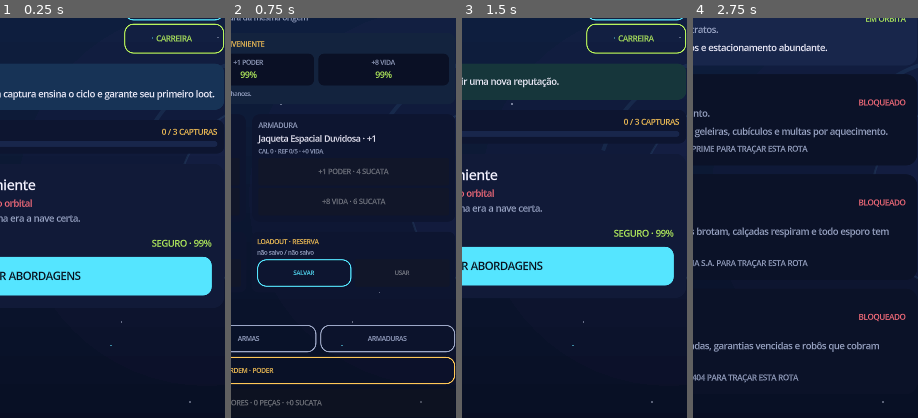
Above: before the commit, frames 1-4 (left to right).
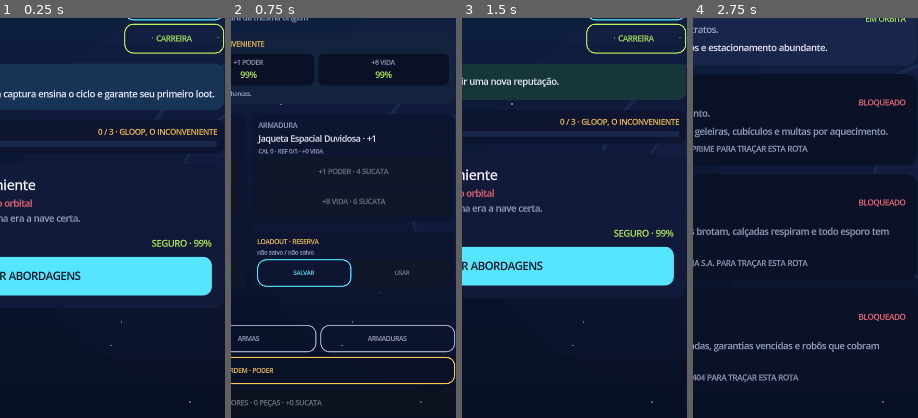
Above: after the commit, the same moments.

Repository: jellycb1/crooked-galaxy
Game: Godot game, scene res://scenes/main.tscn
The game is run twice, just before and just after one commit, with the same random seed, the same clock (stepped at 60 frames per second) and the same inputs.
Inputs:
- Up to frame 1 (0.25 s): no input
- Up to frame 2 (0.75 s): click "ARSENAL · 0" at 0.5 s
- Up to frame 3 (1.5 s): click "DEV · REINICIAR PROGRESSO" at 1.25 s
- Up to frame 4 (2.75 s): click "MAPA GALÁCTICO" at 2 s
The pictures show only the part of the screen within x 46-96%, y 26-76%; the shares and areas given below are measured in that part.

The runs differ from the first frame. In frame 1, 0.5% of the frame differs, in the area x 43-97%, y 27-30%; in frame 2, nothing differs; in frame 3, 0.5%; in frame 4, nothing differs.

Commit message:
feat: require sequential warrant mastery

Diff:
--- a/scripts/content_db.gd
+++ b/scripts/content_db.gd
@@ -726,6 +726,31 @@
 		if str(target.get("planet_id", "")) == planet_id and int(target.get("chapter_tier", -1)) == tier:
 			return target.duplicate(true)
 	return {}
+
+
+static func planet_tier_from_target_captures(planet_id: String, captures_by_target: Dictionary) -> int:
+	var tier := 0
+	for prerequisite_tier in 3:
+		var prerequisite := target_for_planet_tier(planet_id, prerequisite_tier)
+		if prerequisite.is_empty() or int(captures_by_target.get(str(prerequisite.id), 0)) < 3:
+			break
+		tier = prerequisite_tier + 1
+	return tier
+
+
+static func warrant_progress(planet_id: String, captures_by_target: Dictionary) -> Dictionary:
+	var tier := planet_tier_from_target_captures(planet_id, captures_by_target)
+	var next_target := target_for_planet_tier(planet_id, tier + 1)
+	if next_target.is_empty():
+		return {"tier": tier, "next_target": {}, "progress": 0, "requirement": 0}
+	var prerequisite := target_for_planet_tier(planet_id, tier)
+	return {
+		"tier": tier,
+		"next_target": next_target,
+		"progress": mini(3, int(captures_by_target.get(str(prerequisite.id), 0))),
+		"requirement": 3,
+		"prerequisite": prerequisite,
+	}
 
 
 static func apply_approach(bounty: Dictionary, approach: Dictionary) -> Dictionary:
--- a/scripts/core_rules.gd
+++ b/scripts/core_rules.gd
@@ -188,20 +188,6 @@
 	return 0
 
 
-static func planet_tier_from_captures(captures: int) -> int:
-	return mini(3, floori(float(maxi(0, captures)) / 3.0))
-
-
-static func planet_next_tier_requirement(captures: int) -> int:
-	var tier := planet_tier_from_captures(captures)
-	return (tier + 1) * 3 if tier < 3 else -1
-
-
-static func planet_captures_until_next_tier(captures: int) -> int:
-	var requirement := planet_next_tier_requirement(captures)
-	return maxi(0, requirement - maxi(0, captures)) if requirement >= 0 else 0
-
-
 static func target_mastery_next_requirement(level: int) -> int:
 	match level:
 		0:
--- a/scripts/game_state.gd
+++ b/scripts/game_state.gd
@@ -105,7 +105,9 @@
 
 
 func planet_tier(planet_id: String) -> int:
-	return CoreRules.planet_tier_from_captures(planet_capture_count(planet_id))
+	if player.get("completed_planets", []).has(planet_id):
+		return 3
+	return ContentDB.planet_tier_from_target_captures(planet_id, player.get("captures_by_target", {}))
 
 
 func apply_offline_progress(now_unix: float) -> Dictionary:
--- a/scripts/main.gd
+++ b/scripts/main.gd
@@ -258,8 +258,8 @@
 
 func rank_progress_panel() -> PanelContainer:
 	var planet := active_planet()
-	var tier := GameState.planet_tier(str(planet.id))
-	var next_target := ContentDB.target_for_planet_tier(str(planet.id), tier + 1)
+	var warrant_progress := ContentDB.warrant_progress(str(planet.id), GameState.player.get("captures_by_target", {}))
+	var next_target: Dictionary = warrant_progress.next_target
 	var card := panel(VBoxContainer.new(), Color("#0d1530"), 12, 11)
 	card.name = "NextWarrantProgress"
 	var box := card.get_child(0) as VBoxContainer
@@ -279,9 +279,10 @@
 		complete.size_flags_horizontal = Control.SIZE_EXPAND_FILL
 		row.add_child(complete)
 		return card
-	var progress_value := GameState.planet_capture_count(str(planet.id)) % 3
+	var progress_value := int(warrant_progress.progress)
 	row.add_child(label("PRÓXIMO ALVO: %s" % str(next_target.name).to_upper(), 12, MUTED))
-	var count := label("%d / 3 CAPTURAS" % progress_value, 12, GOLD, HORIZONTAL_ALIGNMENT_RIGHT)
+	var prerequisite: Dictionary = warrant_progress.prerequisite
+	var count := label("%d / 3 · %s" % [progress_value, str(prerequisite.name).to_upper()], 12, GOLD, HORIZONTAL_ALIGNMENT_RIGHT)
 	count.size_flags_horizontal = Control.SIZE_EXPAND_FILL
 	row.add_child(count)
 	var progress := ProgressBar.new()
--- a/scripts/reward_view.gd
+++ b/scripts/reward_view.gd
@@ -65,19 +65,21 @@
 	if int(reward_preview.bonus_credits) > 0:
 		box.add_child(host.center_label("EMBALO ×%d · +%d créditos (+%d%%)" % [int(reward_preview.streak), int(reward_preview.bonus_credits), int(reward_preview.bonus_percent)], 14, host.LIME))
 	var planet_id := str(state.current_bounty.get("planet_id", Content.PLANET.id))
-	var captures_before := state.planet_capture_count(planet_id)
-	var captures_after := captures_before + 1
-	var tier_before := Rules.planet_tier_from_captures(captures_before)
-	var tier_after := Rules.planet_tier_from_captures(captures_after)
-	var next_target := Content.target_for_planet_tier(planet_id, tier_after if tier_after > tier_before else tier_before + 1)
+	var captures_before: Dictionary = state.player.get("captures_by_target", {})
+	var captures_after := captures_before.duplicate(true)
+	var bounty_id := str(state.current_bounty.id)
+	captures_after[bounty_id] = int(captures_after.get(bounty_id, 0)) + 1
+	var tier_before := Content.planet_tier_from_target_captures(planet_id, captures_before)
+	var tier_after := Content.planet_tier_from_target_captures(planet_id, captures_after)
+	var progress_after := Content.warrant_progress(planet_id, captures_after)
+	var next_target: Dictionary = Content.target_for_planet_tier(planet_id, tier_after) if tier_after > tier_before else progress_after.next_target
 	var unlocks_new_warrant := tier_after > tier_before and not next_target.is_empty()
 	if unlocks_new_warrant:
 		var unlock_label := host.center_label("NOVO MANDADO AO RECEBER · %s" % str(next_target.name).to_upper(), 14, host.LIME)
 		unlock_label.name = "RewardWarrantUnlock"
 		box.add_child(unlock_label)
 	elif not next_target.is_empty():
-		var requirement := Rules.planet_next_tier_requirement(captures_after)
-		var progress_label := host.center_label("RUMO A %s · %d/%d CAPTURAS" % [str(next_target.name).to_upper(), captures_after, requirement], 13, host.CYAN)
+		var progress_label := host.center_label("RUMO A %s · %d/%d CAPTURAS DE %s" % [str(next_target.name).to_upper(), int(progress_after.progress), int(progress_after.requirement), str(progress_after.prerequisite.name).to_upper()], 13, host.CYAN)
 		progress_label.name = "RewardWarrantProgress"
 		box.add_child(progress_label)
 	content.add_spacer(false)
--- a/tests/test_content.gd
+++ b/tests/test_content.gd
@@ -69,6 +69,10 @@
 
 	check(ContentDB.CONTRACT_APPROACHES.size() == 3, "every contract keeps three strategic approaches")
 	check(str(ContentDB.target_for_planet_tier("dustball_prime", 1).id) == "baron_boom", "planet tier resolves the next warrant deterministically")
+	check(ContentDB.planet_tier_from_target_captures("dustball_prime", {"gloop": 9}) == 1, "farming the first warrant cannot skip sequential tiers")
+	check(ContentDB.planet_tier_from_target_captures("dustball_prime", {"gloop": 3, "baron_boom": 3, "madame_vacuum": 3}) == 3, "three captures of each prerequisite unlock the boss")
+	var warrant_progress := ContentDB.warrant_progress("dustball_prime", {"gloop": 3, "baron_boom": 2})
+	check(str(warrant_progress.next_target.id) == "madame_vacuum" and int(warrant_progress.progress) == 2, "warrant progress names the exact prerequisite target")
 	check(ContentDB.target_for_planet_tier("missing_planet", 1).is_empty(), "unknown planet tiers fail safely")
 	var promoted_loot := 0
 	for seed in 240:
--- a/tests/test_core.gd
+++ b/tests/test_core.gd
@@ -96,9 +96,6 @@
 	check(Rules.target_mastery_level(2) == 0 and Rules.target_mastery_level(3) == 1, "target mastery begins on the third capture")
 	check(Rules.target_mastery_level(6) == 2 and Rules.target_mastery_level(10) == 3, "target mastery advances at stable capture thresholds")
 	check(Rules.target_mastery_next_requirement(2) == 10 and Rules.target_mastery_next_requirement(3) == -1, "target mastery exposes its next requirement and cap")
-	check(Rules.planet_tier_from_captures(2) == 0 and Rules.planet_tier_from_captures(3) == 1, "planet tiers advance every three captures")
-	check(Rules.planet_next_tier_requirement(4) == 6 and Rules.planet_captures_until_next_tier(4) == 2, "planet progress exposes its next threshold and remaining captures")
-	check(Rules.planet_next_tier_requirement(9) == -1 and Rules.planet_captures_until_next_tier(9) == 0, "maximum planet tier has no phantom requirement")
 	var mastery_thresholds := Rules.loot_rarity_thresholds(3)
 	check(is_equal_approx(float(mastery_thresholds.rare), 0.53) and is_equal_approx(float(mastery_thresholds.epic), 0.86), "maximum mastery improves rare and epic thresholds")
 	var patrol := Rules.offline_patrol_rewards(3600.0, 2, 10)
--- a/tests/test_flow.gd
+++ b/tests/test_flow.gd
@@ -261,6 +261,7 @@
 	check(bool(chapter_summary.chapter_complete), "boss reward reports chapter completion")
 	check(int(chapter_state.player.captures_by_target.mayor_gold_dust) == 1, "captures are tracked per target")
 	check(chapter_state.player.completed_planets.has(Content.PLANET.id), "completed planet is retained in progression")
+	check(chapter_state.planet_tier(Content.PLANET.id) == 3, "completed planets remain at maximum tier for legacy-compatible careers")
 	check(str(chapter_state.chapter_completion.target.id) == "mayor_gold_dust", "chapter finale retains the defeated boss")
 	chapter_state.continue_after_chapter()
 	check(chapter_state.phase == chapter_state.Phase.BOARD, "chapter finale returns to repeatable bounties")
--- a/tests/test_reward_view.gd
+++ b/tests/test_reward_view.gd
@@ -39,7 +39,7 @@
 	state.phase = state.Phase.REWARD
 	state.current_bounty = ContentDB.TARGETS[0].duplicate(true)
 	state.pending_loot = reward_item(6)
-	state.player.captures_by_target = {}
+	state.player.captures_by_target = {"gloop": 2}
 	state.player.captures_by_planet = {ContentDB.PLANET.id: 2}
 	RewardScript.build(host, content, state)
 	check(host.find_child("RewardWarrantUnlock", true, false) != null, "isolated reward previews a threshold unlock")
@@ -53,6 +53,7 @@
 
 	clear_content(content)
 	state.player.captures_by_planet = {}
+	state.player.captures_by_target = {}
 	state.pending_loot = reward_item(0)
 	RewardScript.build(host, content, state)
 	check(host.find_child("RecycleAndRepeat", true, false) != null, "isolated reward exposes safe instant recycling")
--- a/tests/test_ui.gd
+++ b/tests/test_ui.gd
@@ -73,6 +73,7 @@
 	check(scene.find_child("ClaimAndRepeat", true, false) != null, "reward screen offers another contract immediately")
 	check(scene.find_child("ClaimAndBoard", true, false) != null, "reward screen preserves the board return path")
 	state.player.captures_by_planet = {ContentDB.PLANET.id: 2}
+	state.player.captures_by_target = {"gloop": 2}
 	scene.render()
 	await process_frame
 	check(scene.find_child("RewardWarrantUnlock", true, false) != null, "third capture previews the newly unlocked warrant")
--- a/tools/capture_ui.gd
+++ b/tools/capture_ui.gd
@@ -193,7 +193,7 @@
 	state.player.weapon = {"name": "Canhão de Recibos", "slot": "weapon", "power": 15, "rarity": "Raro", "color": "#58d9ff"}
 	state.player.armor = {"name": "Poncho de Titânio", "slot": "armor", "power": 11, "rarity": "Raro", "color": "#58d9ff"}
 	state.player.completed_planets = [ContentDB.PLANET.id]
-	state.player.captures_by_target = {"gloop": 4, "baron_boom": 3, "madame_vacuum": 2, "mayor_gold_dust": 1}
+	state.player.captures_by_target = {"gloop": 4, "baron_boom": 3, "madame_vacuum": 3, "mayor_gold_dust": 1}
 	state.player.captures_by_planet = {ContentDB.PLANET.id: 10}
 	state.chapter_completion = {
 		"planet": ContentDB.PLANET.duplicate(true),
--- a/tools/simulate_first_chapter.gd
+++ b/tools/simulate_first_chapter.gd
@@ -6,6 +6,7 @@
 const ContractRulesScript = preload("res://scripts/contract_rules.gd")
 
 const CAREERS := 100
+const ALTERNATE_CAREERS := 30
 
 
 func _init() -> void:
@@ -66,6 +67,10 @@
 			roundi(median(workshop_actions_by_tier[tier])),
 			roundi(median(workshop_spent_by_tier[tier])),
 		])
+	print("\nAlternate target choices (%d careers each; boss arrival after nine captures)" % ALTERNATE_CAREERS)
+	print_strategy("mastery route", [0, 0, 0, 1, 1, 1, 2, 2, 2])
+	print_strategy("sample then farm Gloop", [0, 0, 0, 1, 0, 0, 2, 0, 0])
+	print_strategy("farm Gloop only", [0, 0, 0, 0, 0, 0, 0, 0, 0])
 	quit(0)
 
 
@@ -124,6 +129,43 @@
 	return {"actions": actions, "spent": scrap_before - int(state.player.get("scrap", 0))}
 
 
+func print_strategy(strategy_name: String, target_tiers: Array) -> void:
+	var boss_odds: Array = []
+	var powers: Array = []
+	var health_values: Array = []
+	var workshop_actions: Array = []
+	var boss_unlocked := 0
+	for career_seed in ALTERNATE_CAREERS:
+		var state = StateScript.new()
+		state.persistence_enabled = false
+		state.player = state.default_player()
+		state.rng.seed = 91000 + career_seed * 173
+		var actions := 0
+		for target_tier in target_tiers:
+			var target := Content.target_for_planet_tier(Content.PLANET.id, int(target_tier))
+			var contract := recommended_contract(state.player, target)
+			claim_simulated_win(state, contract)
+			actions += int(spend_workshop_scrap(state).actions)
+		if state.planet_tier(Content.PLANET.id) >= 3:
+			boss_unlocked += 1
+		var boss := Content.target_for_planet_tier(Content.PLANET.id, 3)
+		var boss_contract := recommended_contract(state.player, boss)
+		boss_odds.append(Rules.bounty_odds(state.player, boss_contract))
+		powers.append(Rules.player_power(state.player))
+		health_values.append(Rules.max_health(state.player))
+		workshop_actions.append(actions)
+		state.free()
+	print("  %s: boss unlocked=%d%% · theoretical odds=%d%% · below 55%%=%d%% · power=%d · health=%d · workshop=%d" % [
+		strategy_name,
+		roundi(float(boss_unlocked) / float(ALTERNATE_CAREERS) * 100.0),
+		roundi(median(boss_odds) * 100.0),
+		roundi(fraction_below(boss_odds, ContractRulesScript.MIN_RECOMMENDED_ODDS) * 100.0),
+		roundi(median(powers)),
+		roundi(median(health_values)),
+		roundi(median(workshop_actions)),
+	])
+
+
 func median(values: Array) -> float:
 	var sorted := values.duplicate()
 	sorted.sort()
Not shown, changed: Notes/AUDIT_2026-08-23.md
Not shown, changed: README.md
